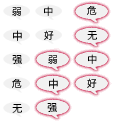
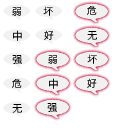
Layer changes from the first 128 x 128 image to the second:
renamed "中" to "坏", painted on it over (x1=87, y1=54, x2=97, y2=64)
renamed "中" to "坏", painted on it over (x1=43, y1=6, x2=53, y2=16)
